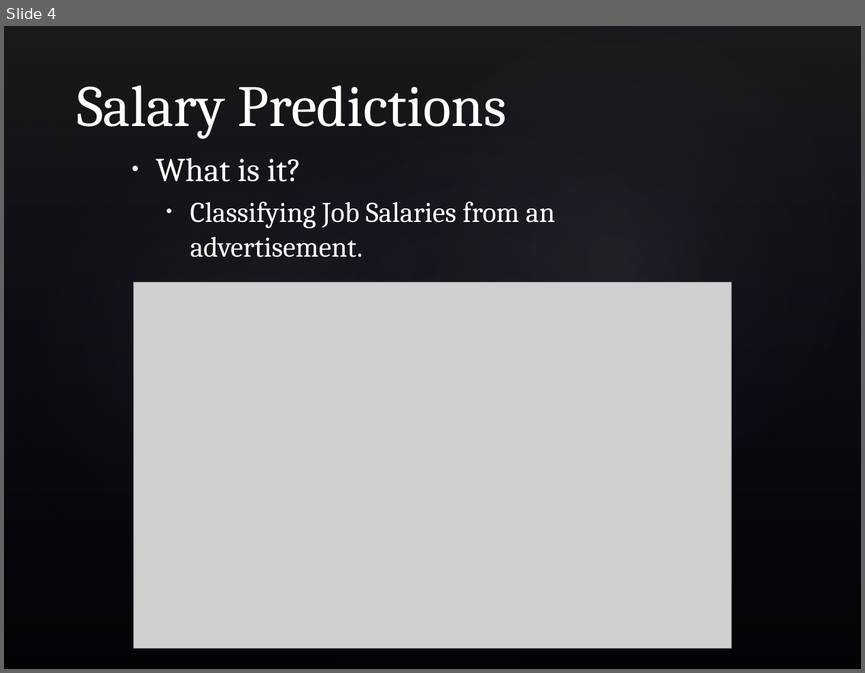
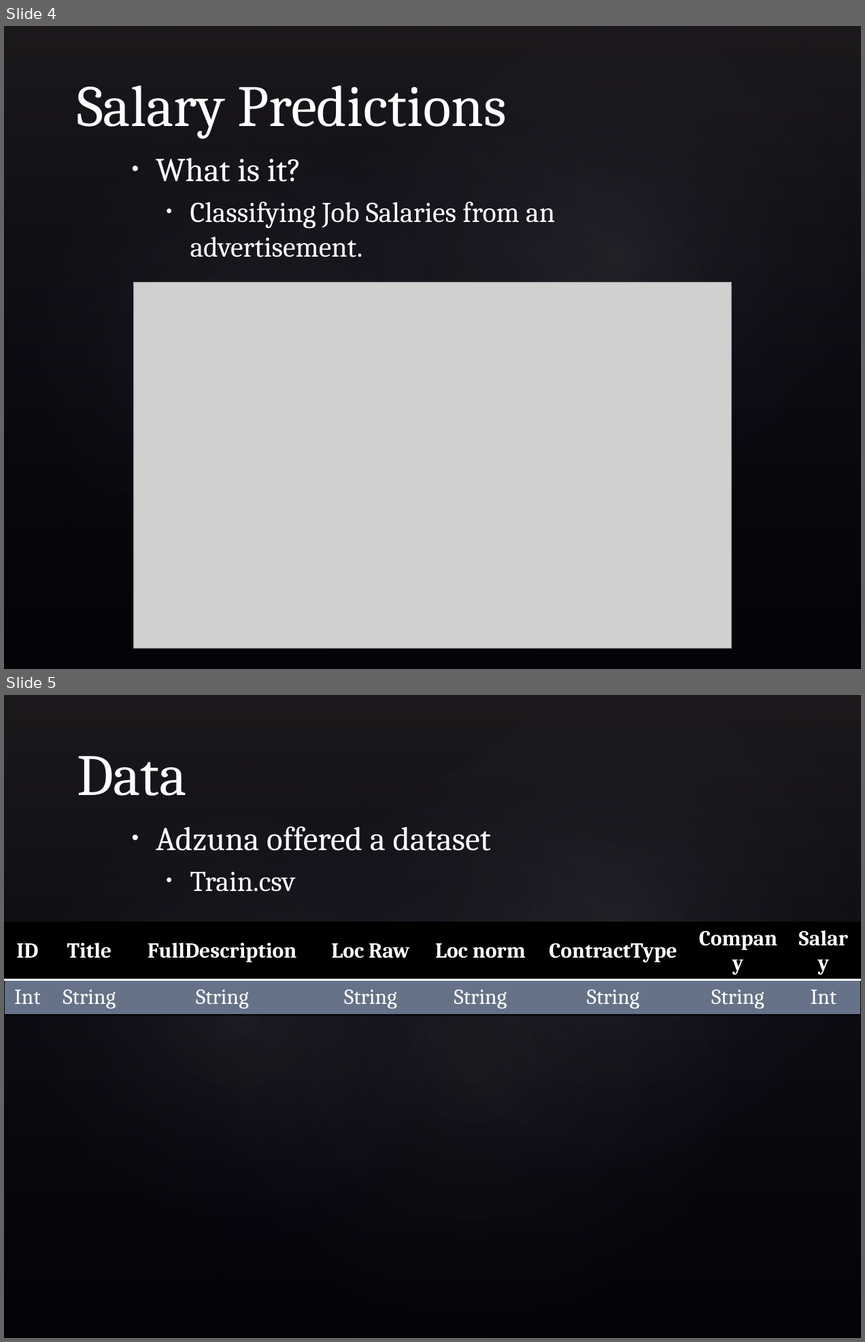
Before and after one commit to bradens/adzuna-competition, a slide deck: presentation.pptx. Shown one above the other, each under a label of ours: slide 4 before the commit, slides 4 and 5 after it. The pictures are 865x673 and 865x1342 pixels, drawn with LibreOffice and Linux fonts; fonts in the diff are those of the drawing; grey boxes stand for pictures; background and template pictures are left out. Boxes give left, top, right and bottom in pixels: in the first picture for what was removed or moved away, otherwise in the second. Text is boxed around its words. In the diff, an @@ line names an element or a change of style, - is before the commit and + after.

```diff
--- a/presentation.pptx
+++ b/presentation.pptx
@@ slide 5 added at (4, 695, 861, 1338), background picture (left out); not listed: 4 template elements that a slide beside it also shows @@
@@ title added at (77, 756, 187, 796), 49 pt, text #FFFFFF @@
+Data
@@ text added at (156, 826, 491, 892), 28 pt, text #FFFFFF @@
+• Adzuna offered a dataset
+  • Train.csv
@@ table added at (4, 922, 861, 1017), 2 rows, 8 columns @@
+ID | Title | FullDescription | Loc Raw | Loc norm | ContractType | Company | Salary
+Int | String | String | String | String | String | String | Int
```
Also in this commit, not shown: 7 other slides added, 1 slide removed, 1 other file.
